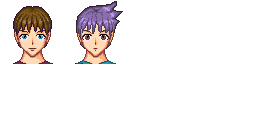
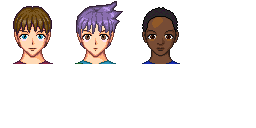
Two versions of the same layered image (256x128). Layer-by-layer changes:
added layer "face03" over [142,7,180,64]
